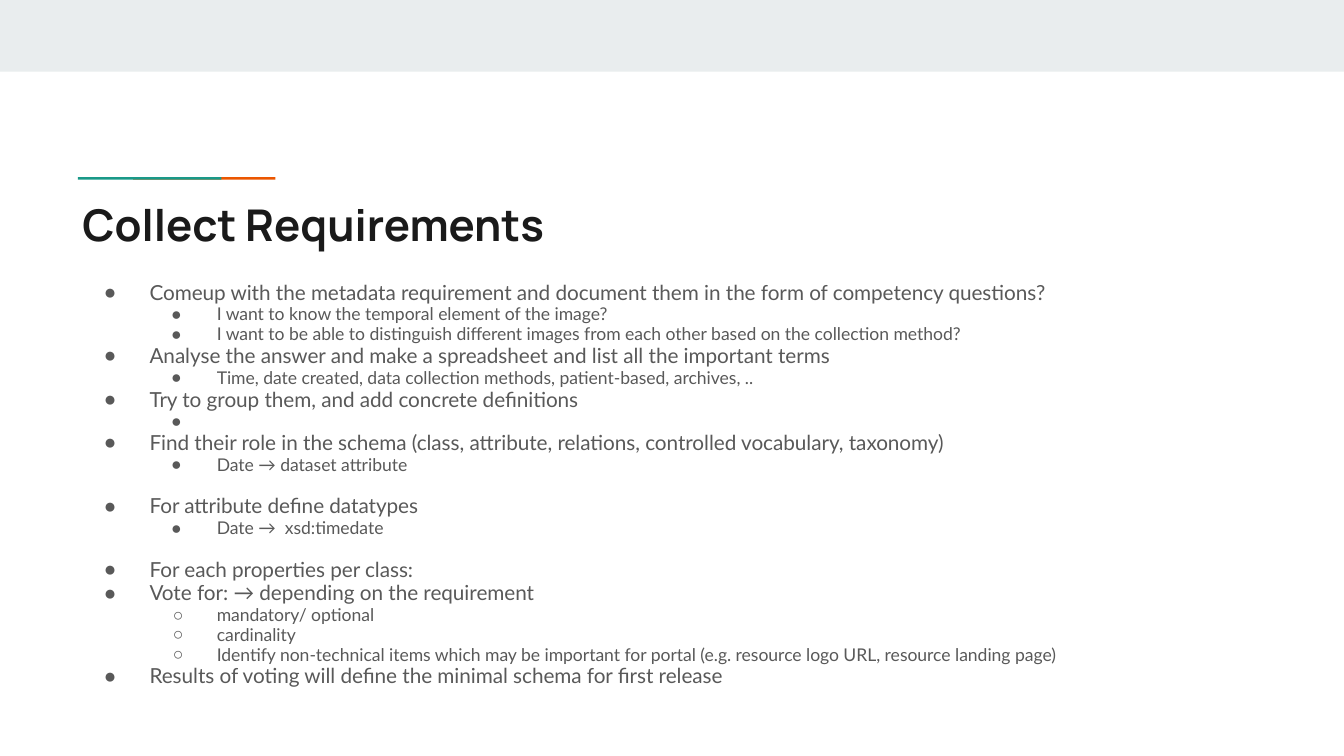
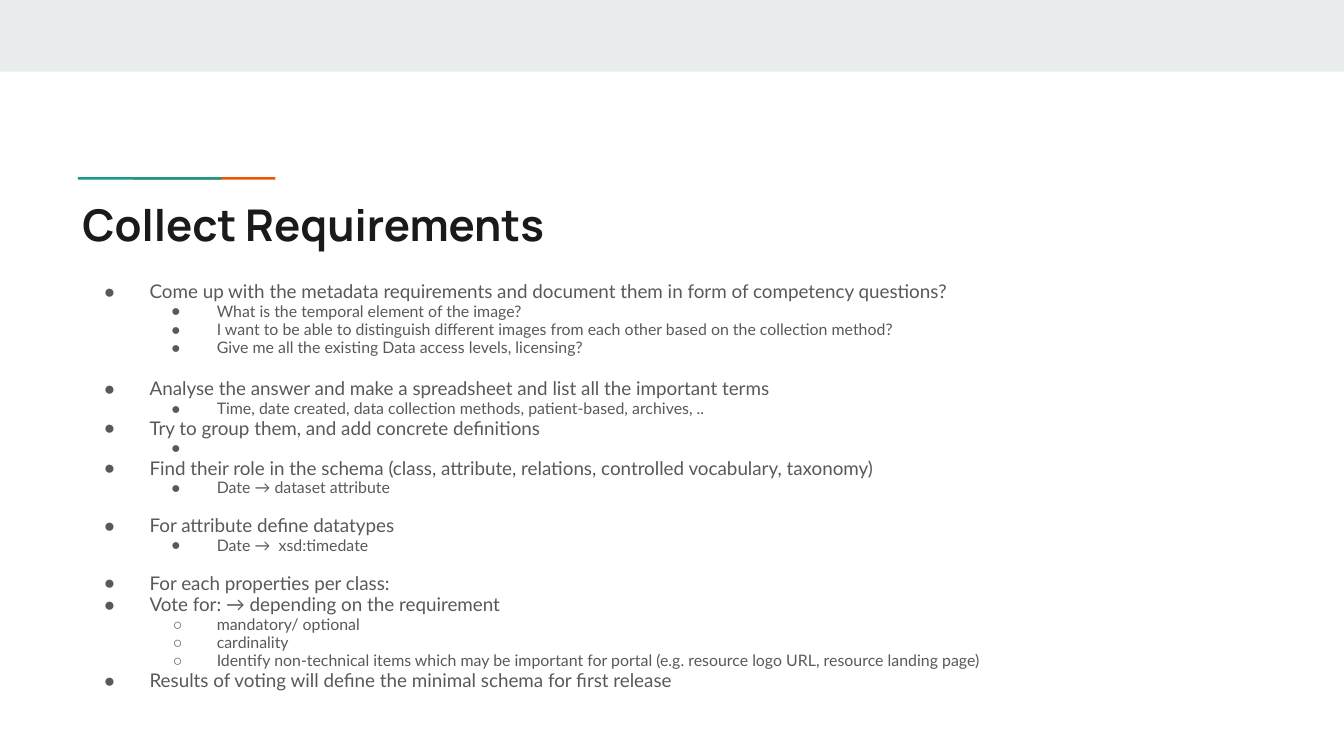
Before and after one commit to Health-RI/health-ri-metadata, a slide deck: slide 18 of Presentations/[DRAFT]HRI_Metadata_Schema_ImagingGroup_KickOff.pptx. Drawn at 1344x756 pixels with LibreOffice and Linux fonts; fonts in the diff are those of the drawing. Boxes give left, top, right and bottom in pixels: in the first picture for what was removed or moved away, otherwise in the second. Text is boxed around its words. In the diff, an @@ line names an element or a change of style, - is before the commit and + after.

```diff
--- a/Presentations/[DRAFT]HRI_Metadata_Schema_ImagingGroup_KickOff.pptx
+++ b/Presentations/[DRAFT]HRI_Metadata_Schema_ImagingGroup_KickOff.pptx
@@ text at [150,284,947,320]: text changed; size 11.1 to 10.1 pt @@
-● Comeup with the metadata requirement and document them in the form of competency questions?
-  ● I want to know the temporal element of the image?
+● Come up with the metadata requirements and document them in form of competency questions?
+  ● What is the temporal element of the image?
@@ text at [150,323,979,691]: size 9.3 to 8.5 pt in "I want to be able to distinguish ...", "Time, date created, data collection methods, patient-based, ...", "Date → dataset attribute", "Date → xsd:timedate" and 3 more places; size 11.1 to 10.1 pt in "Analyse the answer and make a spreadsheet ...", "Try to group them, and add concrete ...", "Find their role in the schema (class, ...", "For attribute define datatypes" and 3 more places @@
@@ text at [217,341,582,356]: paragraph added @@
+  ● Give me all the existing Data access levels, licensing?
```
Also in this commit, not shown: 10 other slides changed.
